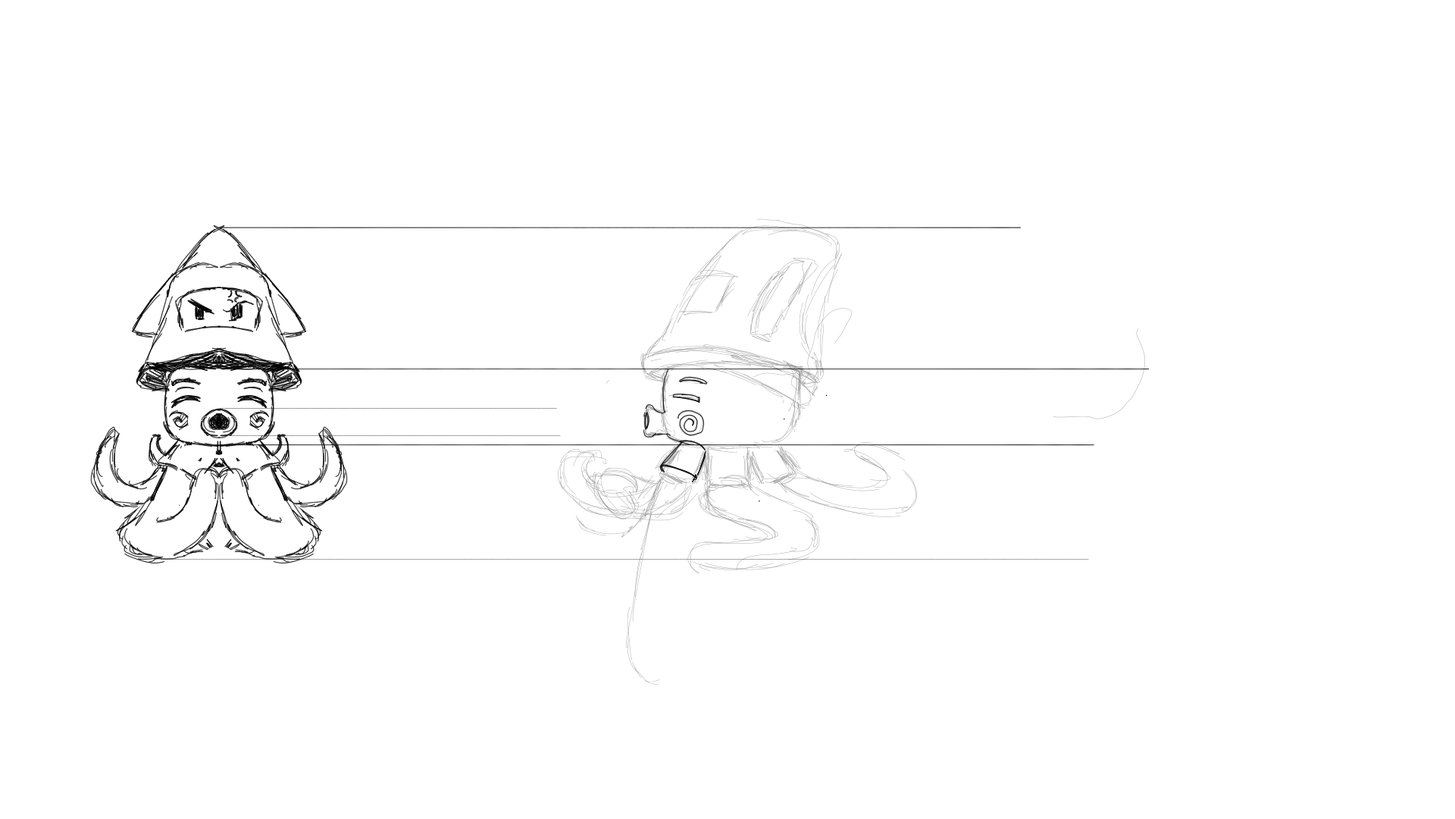
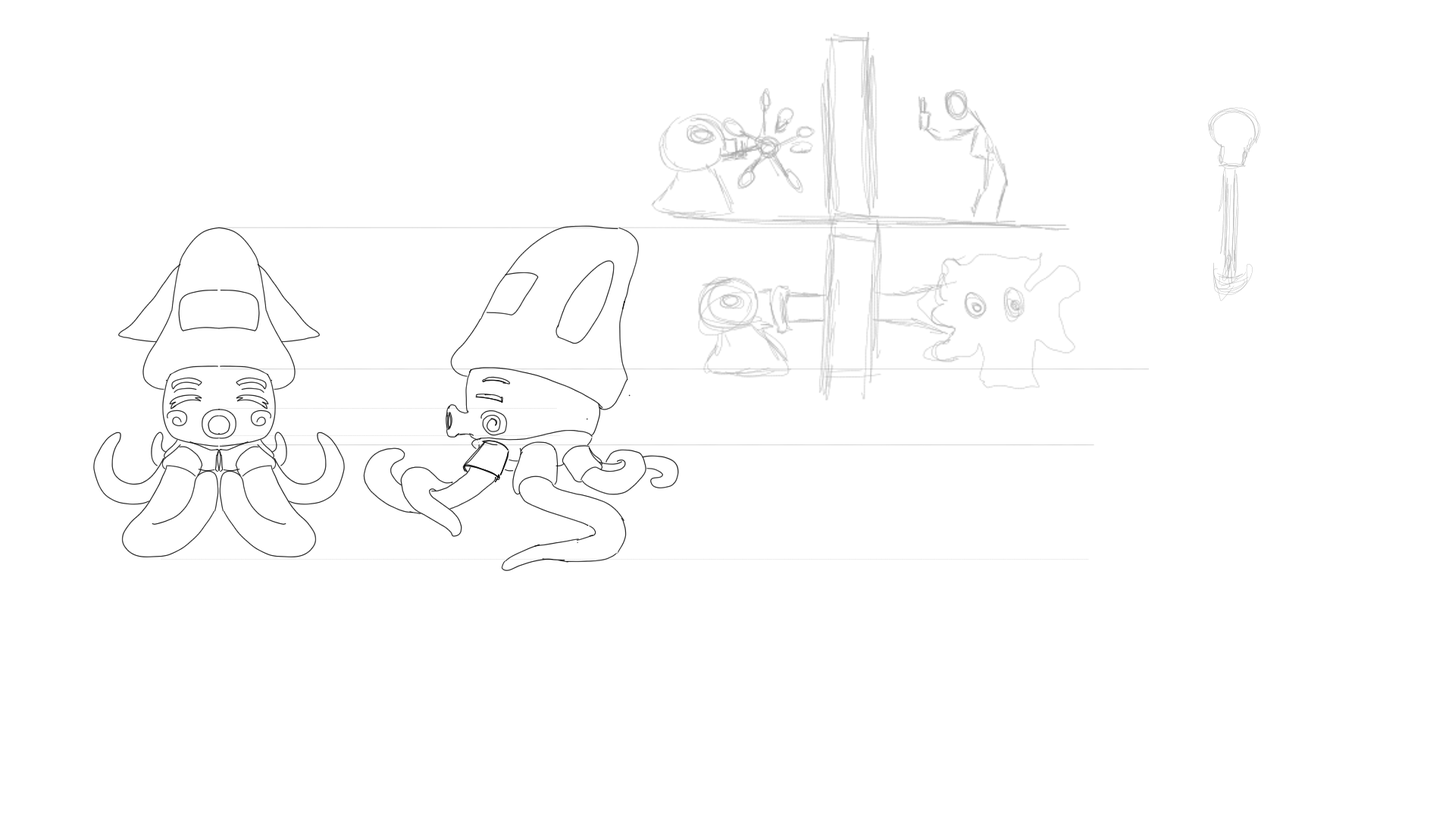
Two versions of the same layered image (1455 × 819). Layer-by-layer changes:
"Calque de dessin 4": opacity 46% → 35%, moved it above "Trait", painted on it over [533, 31, 1261, 685]
renamed "Calque de dessin 2" to "Trait", painted on it over [90, 147, 890, 585]
renamed "Calque de dessin 3" to "remplissage", opacity 100% → 20%, painted on it over [145, 194, 1150, 583]
